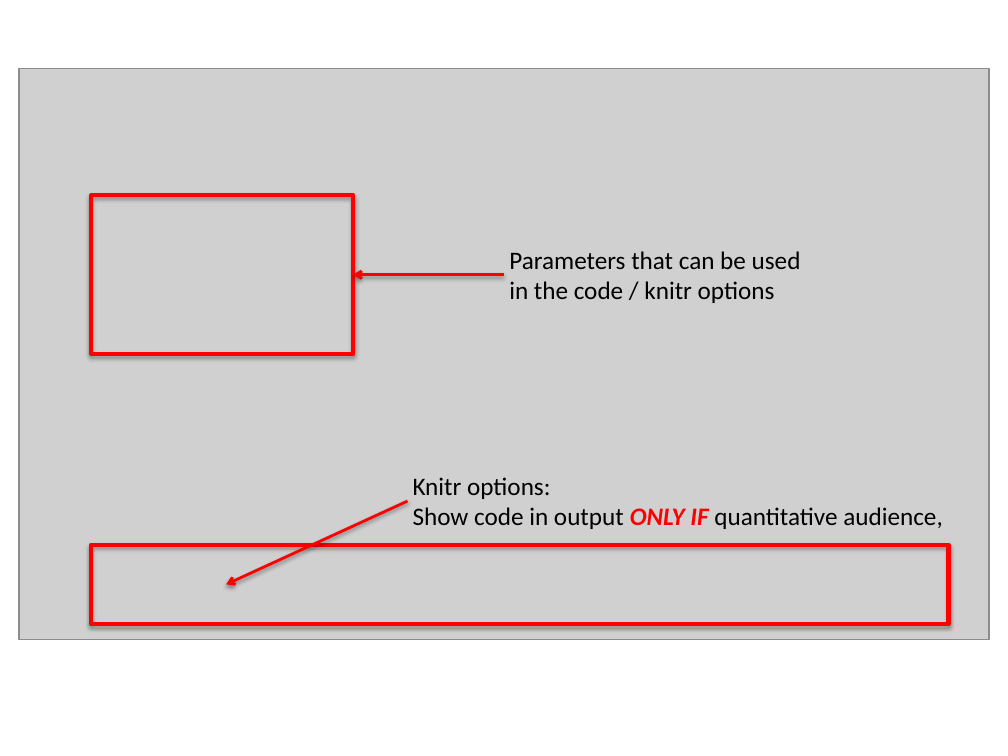
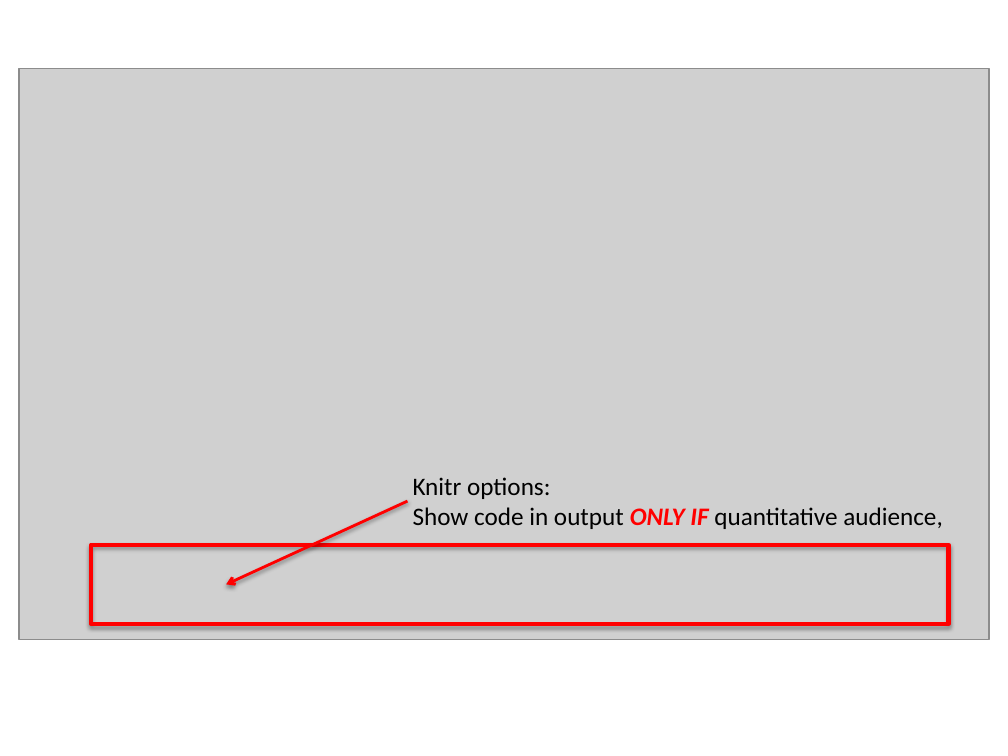
Before and after one commit to MikeKSmith/RStudioConf2019, a slide deck: slide 25 of The lazy and easily distracted report writer.pptx. Drawn at 1008x756 pixels with LibreOffice and Linux fonts; fonts in the diff are those of the drawing; grey boxes stand for pictures. Boxes give left, top, right and bottom in pixels: in the first picture for what was removed or moved away, otherwise in the second. Text is boxed around its words. In the diff, an @@ line names an element or a change of style, - is before the commit and + after.

```diff
--- a/The lazy and easily distracted report writer.pptx
+++ b/The lazy and easily distracted report writer.pptx
@@ rectangle removed at (x1=92, y1=196, x2=354, y2=354) @@
@@ text removed at (x1=509, y1=251, x2=801, y2=303) @@
-Parameters that can be used
-in the code / knitr options
@@ arrow removed from (504, 275) to (353, 275) @@
```
Also in this commit, not shown: 5 other slides changed, 1 other file.
